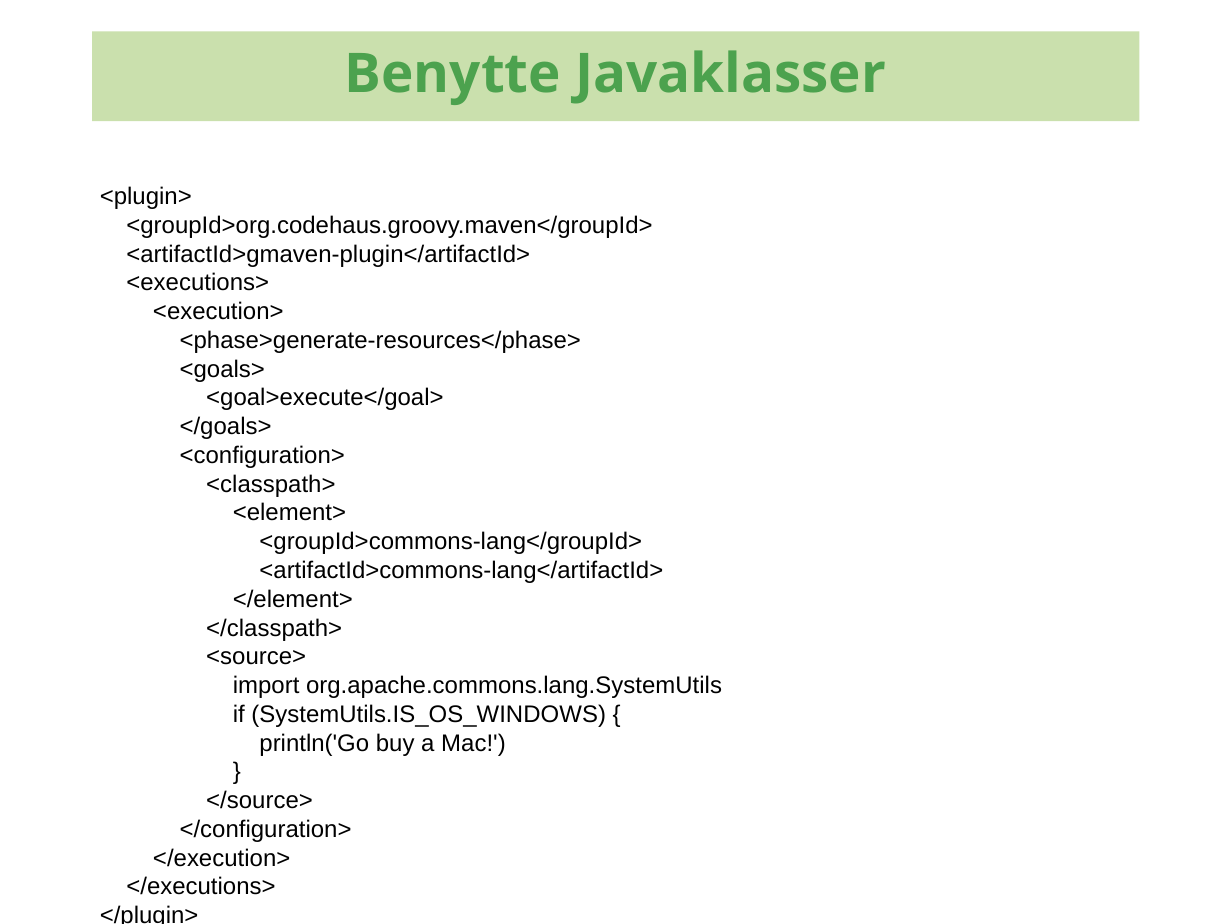
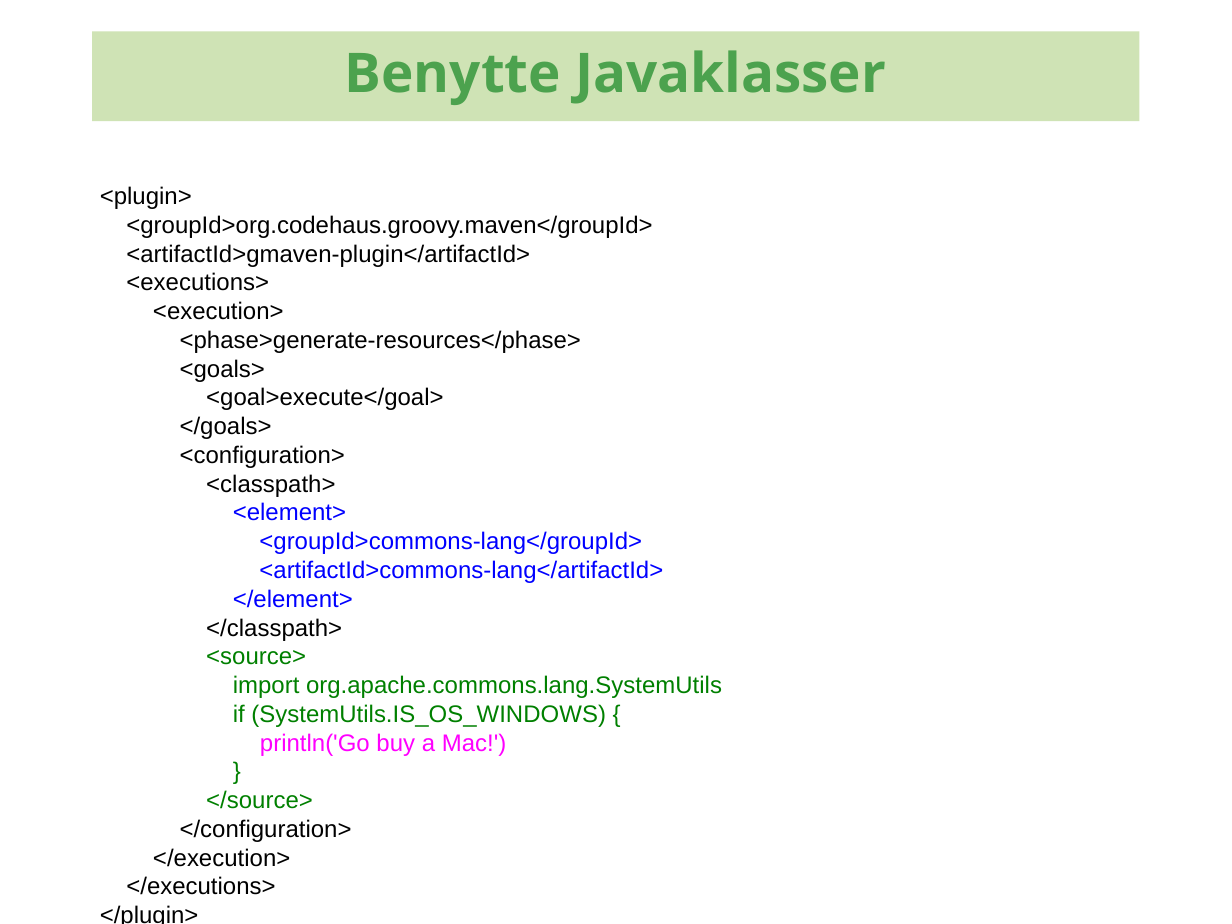
Before and after one commit to kenglxn/seam-maven-refimpl, a slide deck: slide 21 of sandbox/loo/gmaven-lynforedrag/gmaven-lynforedrag.odp (slide 20 before the commit). Drawn at 1232x924 pixels with LibreOffice and Linux fonts; fonts in the diff are those of the drawing; background and template pictures are left out. Boxes give left, top, right and bottom in pixels: in the first picture for what was removed or moved away, otherwise in the second. Text is boxed around its words. In the diff, an @@ line names an element or a change of style, - is before the commit and + after.

```diff
--- a/sandbox/loo/gmaven-lynforedrag/gmaven-lynforedrag.odp
+++ b/sandbox/loo/gmaven-lynforedrag/gmaven-lynforedrag.odp
@@ text at [206,502,722,809]: text colour #000000 to #0000FF in "<element>", "<groupId>commons-lang</groupId>", "<artifactId>commons-lang</artifactId>", "</element>"; text colour #000000 to #008000 in "<source>", "import org.apache.commons.lang.SystemUtils", "if (SystemUtils.IS_OS_WINDOWS) {", "}" and 1 more places; text colour #000000 to #FF00FF in "println('Go buy a Mac!')" @@
```
Also in this commit, not shown: 27 other slides changed, 2 slides added, 5 other files.
